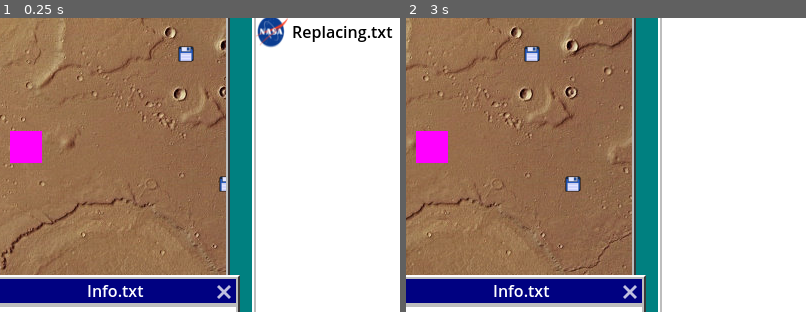
Above: before the commit, frames 1-2 (left to right).
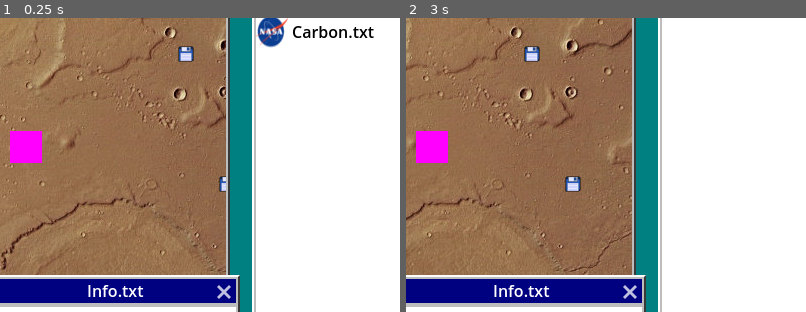
Above: after the commit, the same moments.

Repository: jerrutledge/Mars-Roverflow
Game: Godot game, scene res://scenes/Desktop.tscn
Same seed, same stepped clock (60 frames per second), same inputs: the game is played once before the commit and once after it.
Inputs (mouse positions are % of the whole screen's width and height, from its top left):
- Up to frame 1 (0.25 s): no input
- Up to frame 2 (3 s): click "RoverController.exe" at 0.5 s; click "Memory Manager" at 1.25 s; click "Options" at 2 s; move the mouse to (72, 44) at 2.77 s; hold D (rover_right) from 2.78 s (still down); hold Backspace (delete) from 2.78 s (still down); click (72, 44) at 2.92 s
The pictures show only the part of the screen within x 28-78%, y 10-60%; the shares and areas given below are measured in that part.

The runs differ from the first frame. In frame 1, 0.6% of the frame differs, in the area x 73-98%, y 2-9%; in frame 2, nothing differs.

Commit message:
added alien zap noise and score decrement

Diff:
--- a/scenes/Desktop.tscn
+++ b/scenes/Desktop.tscn
@@ -15,6 +15,7 @@
 [ext_resource type="AudioStream" uid="uid://c480xiv051b7t" path="res://assets/success.wav" id="10_boige"]
 [ext_resource type="AudioStream" uid="uid://danmihiirf01m" path="res://assets/failure.wav" id="11_4plt2"]
 [ext_resource type="AudioStream" uid="uid://k7n6uhp3qrov" path="res://assets/delet2.wav" id="12_64x4w"]
+[ext_resource type="AudioStream" uid="uid://byk2ulj7o2ljs" path="res://assets/zap.wav" id="16_uaprf"]
 
 [node name="Desktop" type="Control"]
 layout_mode = 3
@@ -176,6 +177,8 @@
 [node name="Timer" type="Timer" parent="."]
 wait_time = 5.0
 autostart = true
+[node name="zap" type="AudioStreamPlayer" parent="."]
+stream = ExtResource("16_uaprf")
 
 [connection signal="close_requested" from="Info" to="Info" method="_on_close_requested"]
 [connection signal="mouse_entered" from="SaveIcon" to="SaveIcon" method="_on_mouse_entered"]
--- a/src/Alien.gd
+++ b/src/Alien.gd
@@ -16,4 +16,5 @@
 	Global.score_add(-10)
 	Global.make_new_virus(null)
 	Global.emit_signal('scramble')
+	Global.hit_virus()
 	queue_free()
--- a/src/Desktop.gd
+++ b/src/Desktop.gd
@@ -48,6 +48,9 @@
 func play_delete():
 	$delete.play()
 
+func play_zap():
+	$zap.play()
+
 func delete_info_log():
 	window_minimized = true
 
--- a/src/global_autoload.gd
+++ b/src/global_autoload.gd
@@ -35,6 +35,11 @@
 	get_tree().paused = true
 	game_over_sig.emit()
 
+func hit_virus():
+	desktop.play_zap()
+	score -= 10
+	new_score.emit(score)
+
 func restart():
 	score = 0
 	get_tree().reload_current_scene()
--- a/src/mem_item.gd
+++ b/src/mem_item.gd
@@ -18,7 +18,7 @@
 func _ready():
 	if data == "":
 		var element_index = -1
-		if (randi() %7 > 2 and (not is_virus)):
+		if (randi() %3 > 0 and (not is_virus)):
 			contains_element = true
 			element_index = randi() % 14
 
Not shown, added: assets/zap.wav.import
Not shown: 1 places in scenes/Desktop.tscn that only renumber resources
Not shown, added: assets/zap.wav
